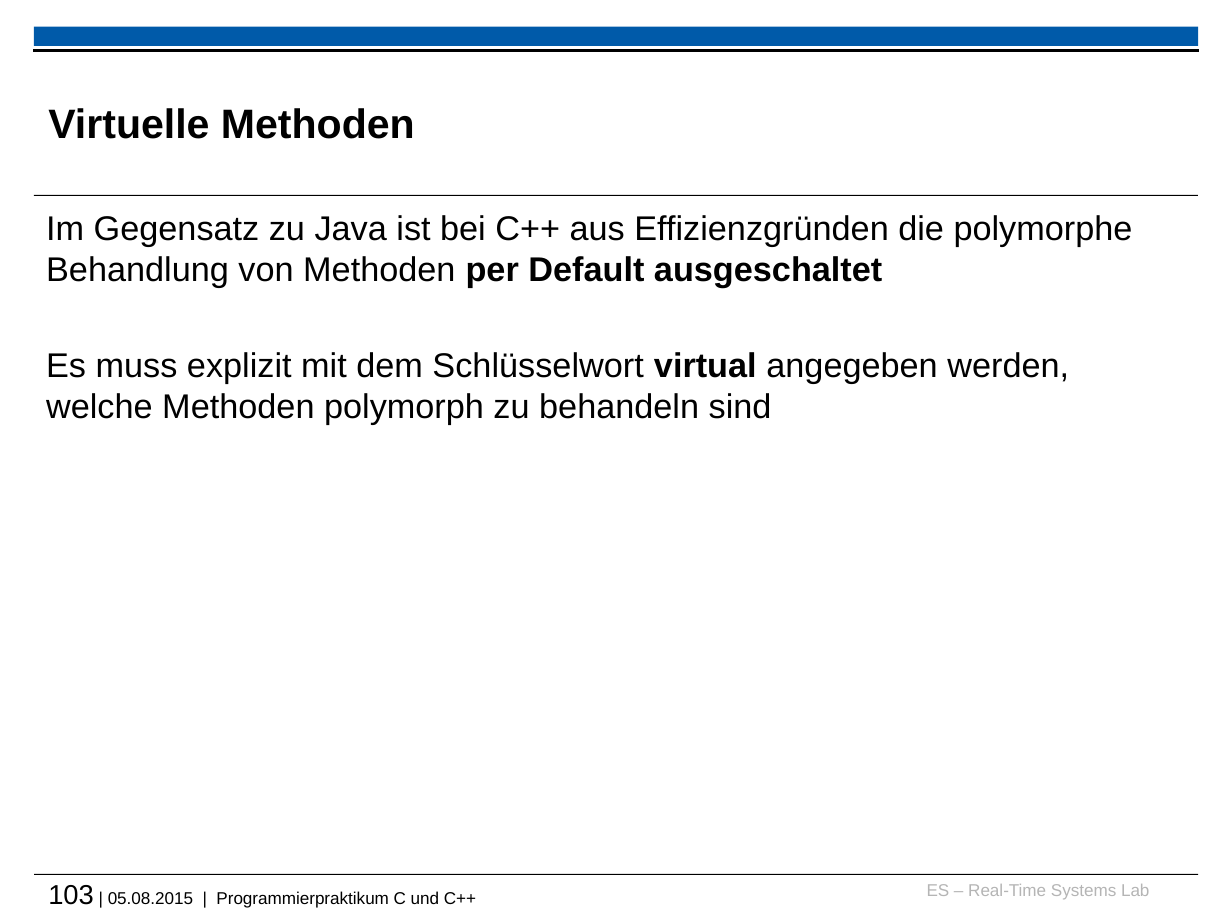
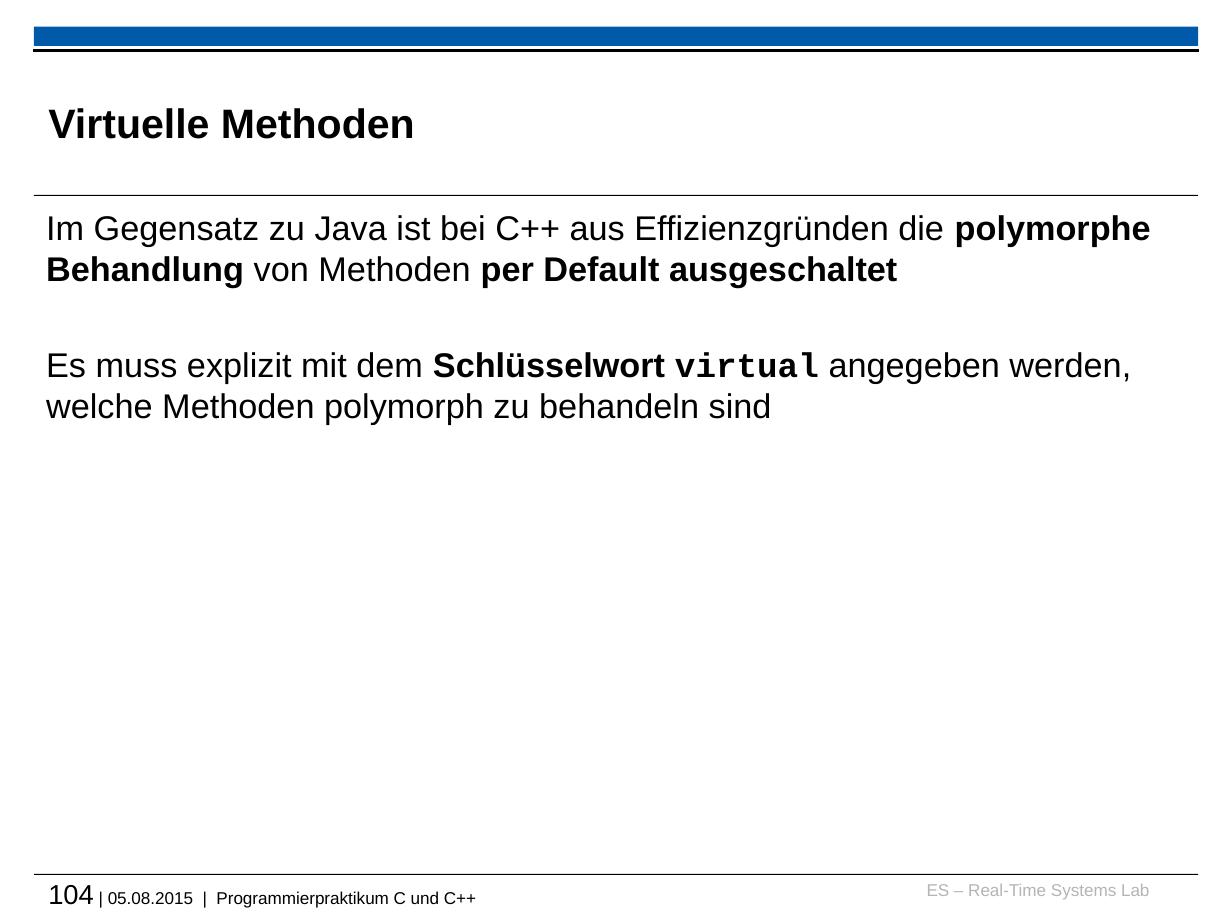
Before and after one commit to h82k/tud-cppp, a slide deck: slide 104 of vorlesung/cppp_lecture.pptx (slide 103 before the commit). Drawn at 1232x924 pixels with LibreOffice and Linux fonts; fonts in the diff are those of the drawing; background and template pictures are left out. Boxes give left, top, right and bottom in pixels: in the first picture for what was removed or moved away, otherwise in the second. Text is boxed around its words. In the diff, an @@ line names an element or a change of style, - is before the commit and + after.

```diff
--- a/vorlesung/cppp_lecture.pptx
+++ b/vorlesung/cppp_lecture.pptx
@@ text "Im Gegensatz zu Java ist ..." at bbox=[46, 215, 1151, 424]: bold on in "polymorphe Behandlung", "Schlüsselwort"; font Arial to Courier New in "virtual" @@
@@ text at bbox=[48, 885, 476, 908]: text changed @@
-103 | 05.08.2015 | Programmierpraktikum C und C++
+104 | 05.08.2015 | Programmierpraktikum C und C++
```
Also in this commit, not shown: 54 other slides changed, 2 slides added, 1 slide removed.
